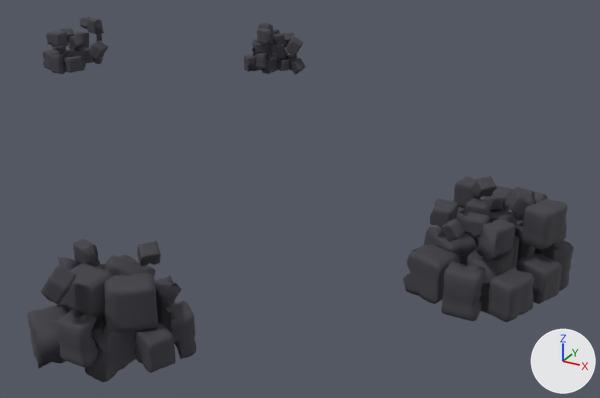
What one commit did to the Blender file rawassets/BossFight/Rocks.blend.
One viewpoint serves both versions: a 50 mm camera at (9.4, -23.4, 16.7) aimed at (-10.7, 13.1, -1.6). The lights are fixed; the arrows at lower right show +X, +Y and +Z.
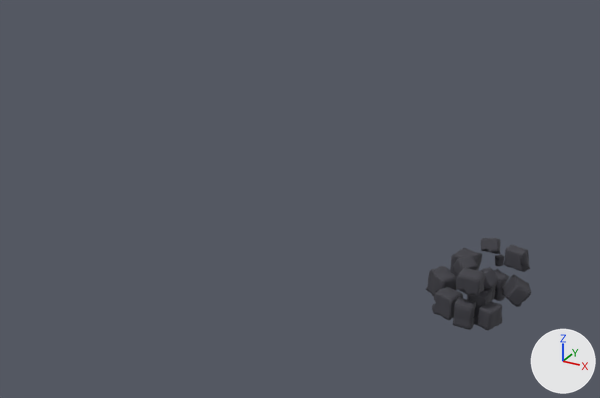
Changed parts and their boxes (x1, y1, x2, y2) in the pictures (600 x 398 px):
'Cube.018', hidden
    before: (403, 176, 574, 322)
'Cube.001', hidden
    before: (27, 239, 196, 382)
'Cube.084', moved
    before: (43, 17, 108, 74)
    after: (426, 238, 531, 330)
'Cube.056', hidden
    before: (244, 23, 306, 74)

The edits, one by one:
Object 'Cube.001' (ob_cube_001) moves from (-14.08, -2.34, -2.59) to (-1.95, 10.96, -2.94).
Object 'Cube.001' (ob_cube_001) is now hidden.
Object 'Cube.018' (ob_cube_018) is now hidden.
Object 'Cube.056' (ob_cube_056) moves from (-17.85, 25.45, 2.0) to (1.35, 10.96, -3.76).
Object 'Cube.056' (ob_cube_056) is now hidden.
Object 'Cube.084' (ob_cube_084) moves from (-29.87, 19.0, 2.83) to (1.72, 10.96, -3.12).
